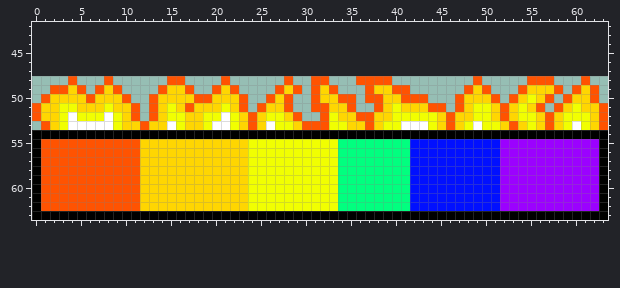
One commit to this pixel-art sprite: Assets/Textures/CoolMeter.png. The picture above is the old version.
The file is 64x16 pixels. Shown: x 0..63, y 42..63. The old version is drawn lined up with the new one, on the new canvas.
After:
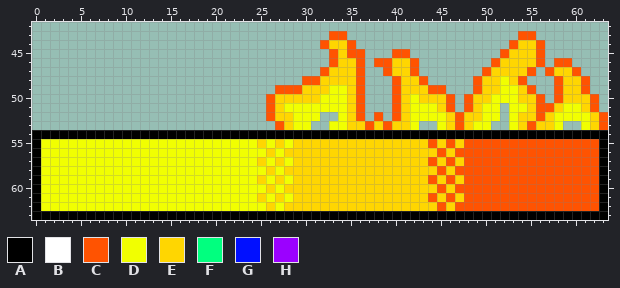
Palette (. is transparent): A #000000  B #ffffff  C #ff5301  D #f1ff01  E #ffd601  F #01ff7f  G #0110ff  H #9b01ff
What changed:
canvas 64x16 -> 64x64, the old top-left corner now at 0,48
Changed rows in their new state; - is an unchanged pixel.
first column x 0:
43 ---------------------------------CC-------------------CC--------
44 --------------------------------CEEC-----------------CEEC-------
45 ---------------------------------CECC---CC----------CEEEC-------
46 ---------------------------------CEEC-CCEEC--------CEEEEC-CC----
47 --------------------------------CEEEC--CEEC-------CEEEEC-CEEC---
48 ----.---.------..----.------.-C-EEEE-...CEEC------EEDEC...CEE---
49 --....-...----....--...-----C-EE-DDEC...-EEECC--.CEEDDEC..-EEC.-
50 -..........--...........----EEEEDDDEC...CEDEEEC.C--DDD-EC.CE----
51 ............-...........-.C-DDDDDDDEC-..C-DDDEC.CE-D.D---CED--C.
52 ............-.............CE-DDD..D--.C.CE---DEC-E-D.DEECED-----
53 -..........................CEDD..------CEED..DECED-..D-C-ED..---
55 -DDDDDDDDDDDDDDDDDDDDDDD-E-E-EEEEEEEEEEEEEEECECECCCCCCCCCCCCCCC-
56 -DDDDDDDDDDDDDDDDDDDDDDD--E-EEEEEEEEEEEEEEEEECECCCCCCCCCCCCCCCC-
57 -DDDDDDDDDDDDDDDDDDDDDDD-E-E-EEEEEEEEEEEEEEECECECCCCCCCCCCCCCCC-
58 -DDDDDDDDDDDDDDDDDDDDDDD--E-EEEEEEEEEEEEEEEEECECCCCCCCCCCCCCCCC-
59 -DDDDDDDDDDDDDDDDDDDDDDD-E-E-EEEEEEEEEEEEEEECECECCCCCCCCCCCCCCC-
60 -DDDDDDDDDDDDDDDDDDDDDDD--E-EEEEEEEEEEEEEEEEECECCCCCCCCCCCCCCCC-
61 -DDDDDDDDDDDDDDDDDDDDDDD-E-E-EEEEEEEEEEEEEEECECECCCCCCCCCCCCCCC-
62 -DDDDDDDDDDDDDDDDDDDDDDD--E-EEEEEEEEEEEEEEEEECECCCCCCCCCCCCCCCC-
Boxes around the changes in both pictures, in picture pixels (x1, y1, x2, y2):
changed: (32, 31, 608, 211)
